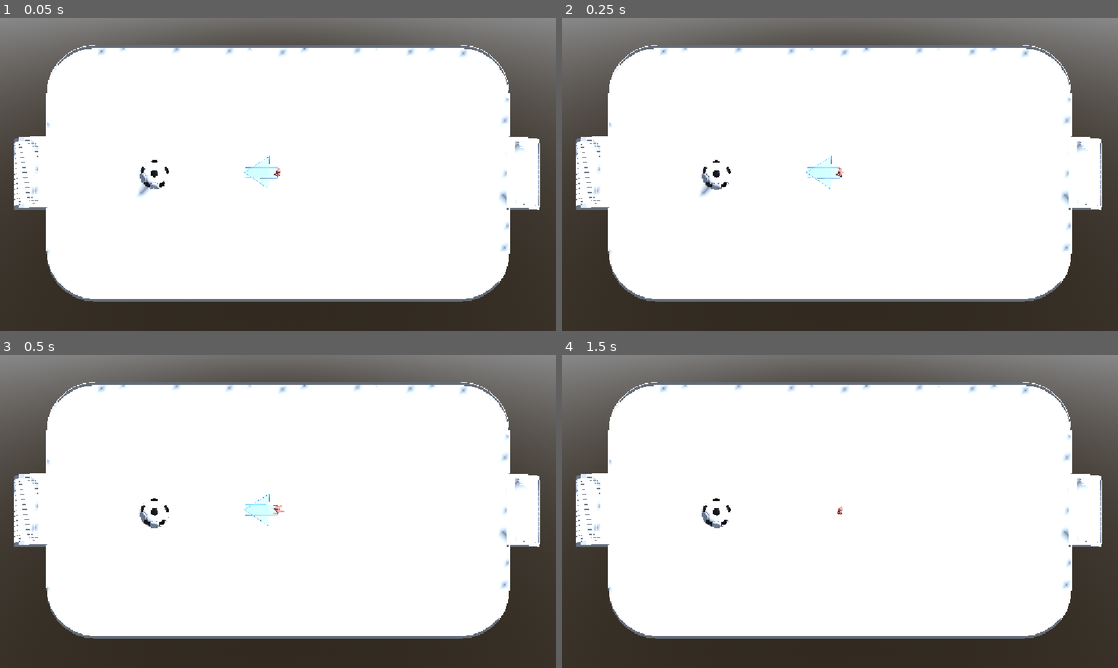
Above: before the commit, frames 1-4 (two rows, left to right).
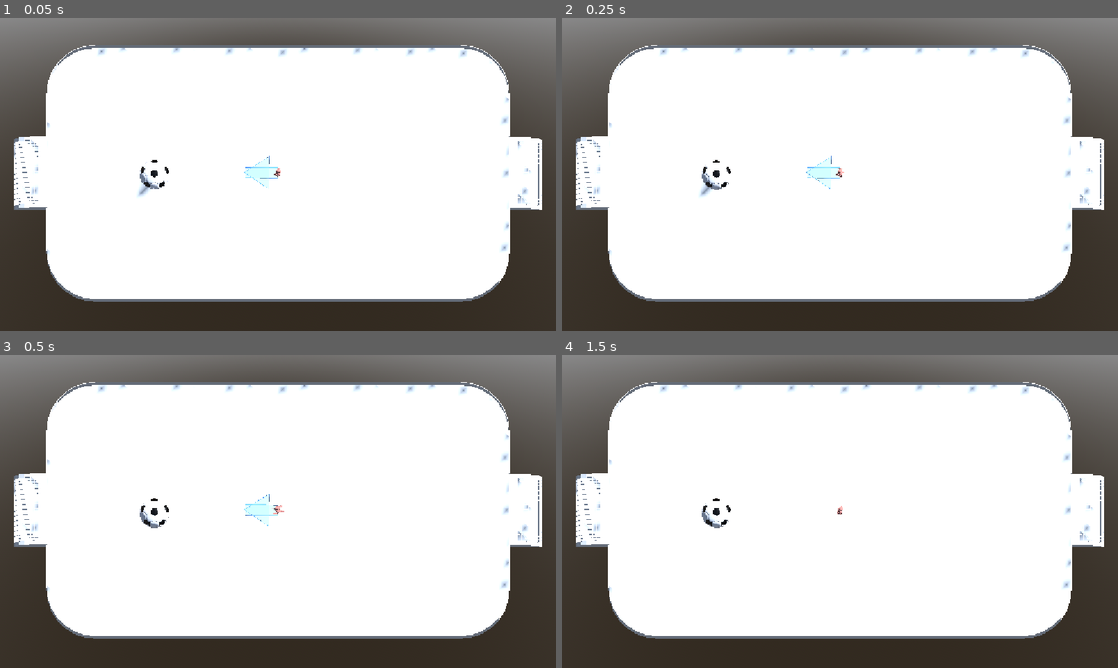
Above: after the commit, the same moments.

Repository: Retr-1/fotbal-to-je-hra
Game: Godot game, scene res://scenes/game/game.tscn
The game is run twice, just before and just after one commit, with the same random seed, the same clock (stepped at 60 frames per second) and the same inputs.
Inputs (mouse positions are in pixels of both pictures, inside the frame that each line leads up to):
- Up to frame 1 (0.05 s): no input
- Up to frame 2 (0.25 s): no input
- Up to frame 3 (0.5 s): no input
- Up to frame 4 (1.5 s): move the mouse to (962, 495) at 0.52 s; click (962, 495) at 0.67 s; tap Enter at 1.25 s; drag from (728, 527) to (812, 574) at 1.27 s

The runs differ from the first frame. In frame 1, 0.3% of the frame differs, in the area x 89-98%, y 38-62%; in frame 2, 0.3%; in frame 3, 0.3%; in frame 4, 0.3%.

Commit message:
before multplayer

Diff:
--- a/scenes/game/game.tscn
+++ b/scenes/game/game.tscn
@@ -42,4 +42,4 @@
 transform = Transform3D(-1, 0, 8.742278e-08, 0, 1, 0, -8.742278e-08, 0, -1, 0.023392916, -0.112392426, -14.197409)
 
 [node name="Goal" parent="." unique_id=361172885 instance=ExtResource("5_lfrn8")]
-transform = Transform3D(1, 0, 0, 0, 1, 0, 0, 0, 1, -0.023866057, -0.056196213, 14.050367)
+transform = Transform3D(1, 0, 0, 0, 1, 0, 0, 0, 1, -0.023866057, -0.056196213, 14.186656)
